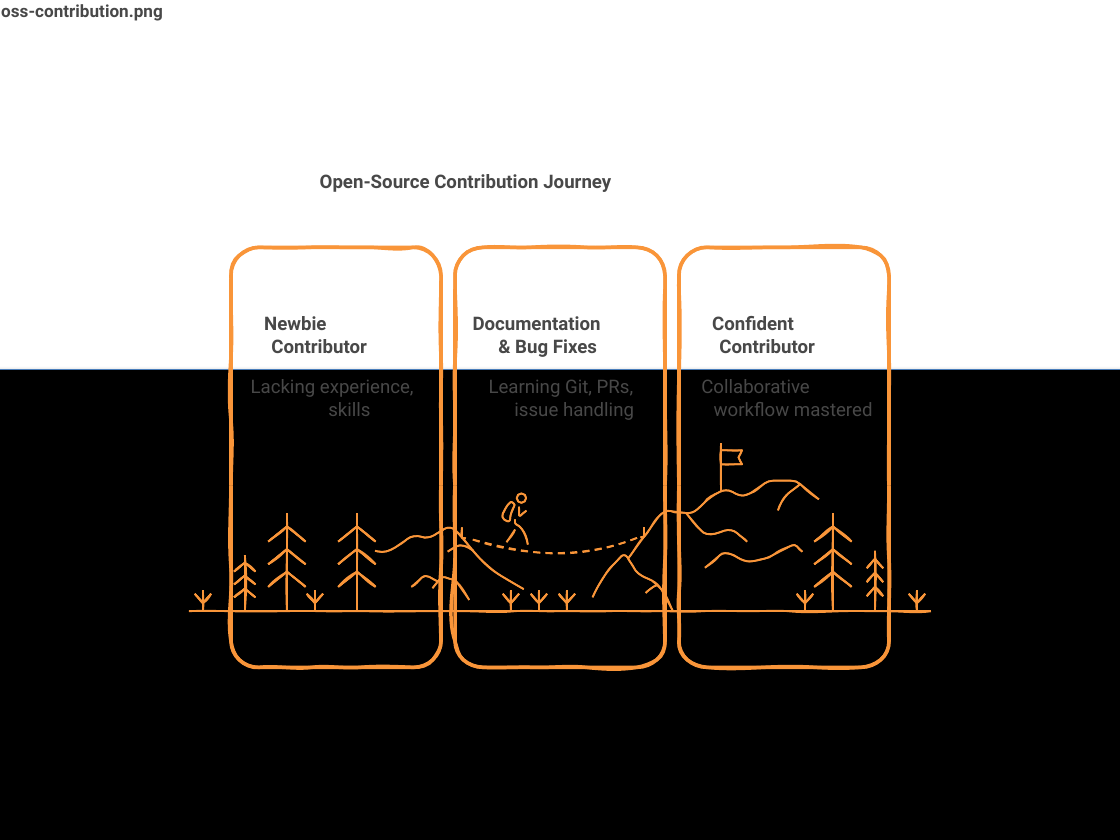
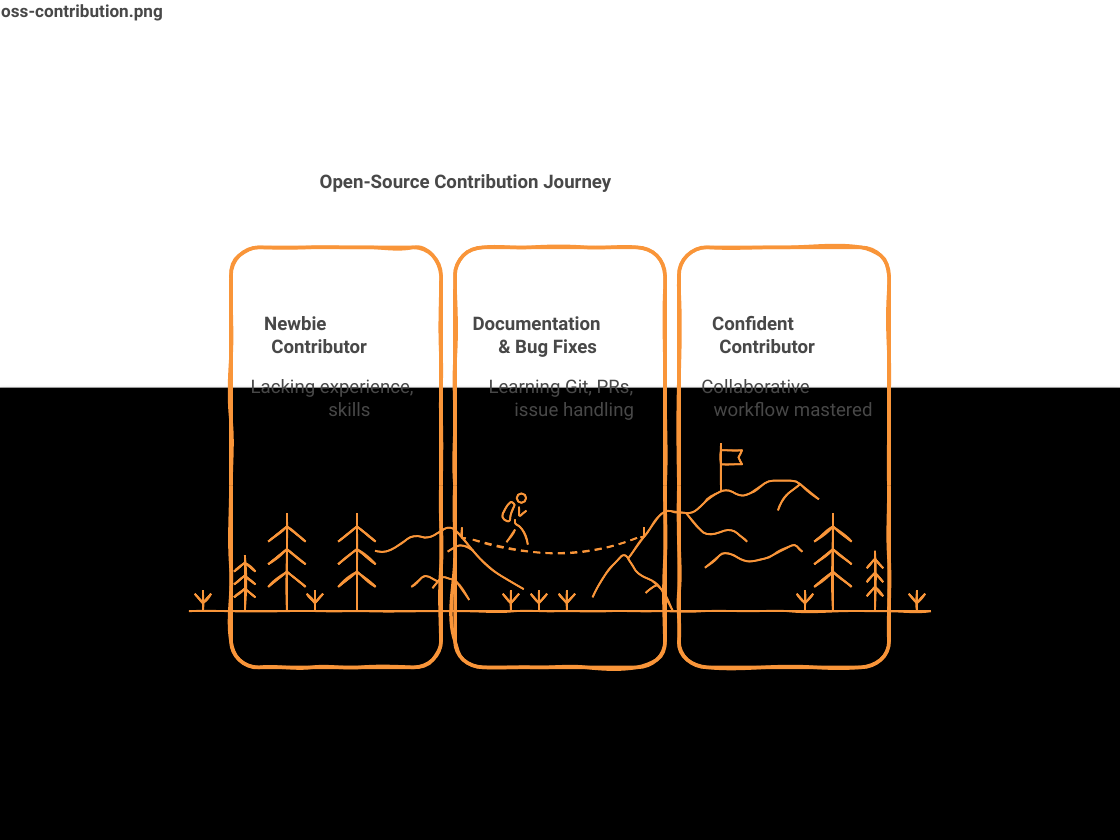
Before and after one commit to JuanPabloDiaz/jpdiaz, a slide deck: slide 8 of src/assets/images/blog/blog-images.pptx (slide 7 before the commit). Drawn at 1120x840 pixels with LibreOffice and Linux fonts; fonts in the diff are those of the drawing. Boxes give left, top, right and bottom in pixels: in the first picture for what was removed or moved away, otherwise in the second. Text is boxed around its words. In the diff, an @@ line names an element or a change of style, - is before the commit and + after.

```diff
--- a/src/assets/images/blog/blog-images.pptx
+++ b/src/assets/images/blog/blog-images.pptx
@@ rectangle removed at box(0, 370, 1120, 840) @@
@@ rectangle added at box(0, 388, 1120, 840), fill #000000 @@
```
Also in this commit, not shown: 11 other slides changed, 25 slides added, 27 other files.
